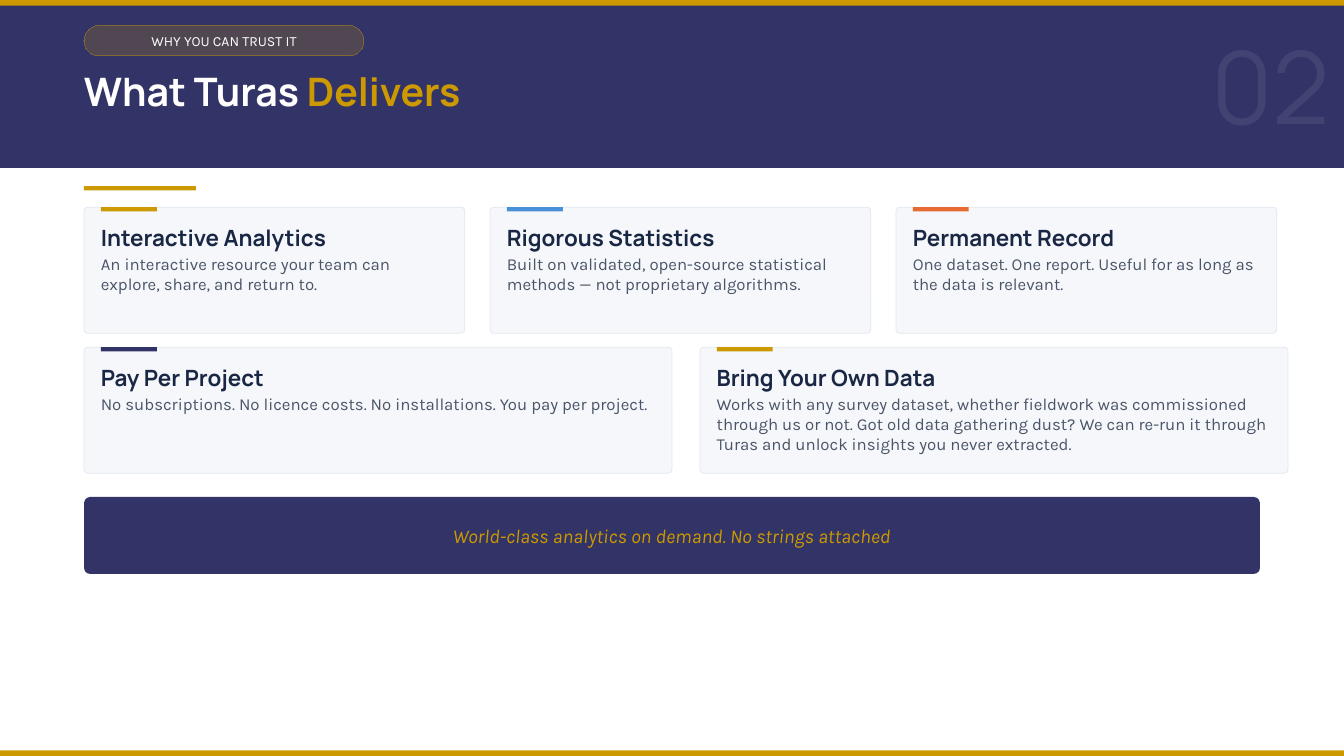
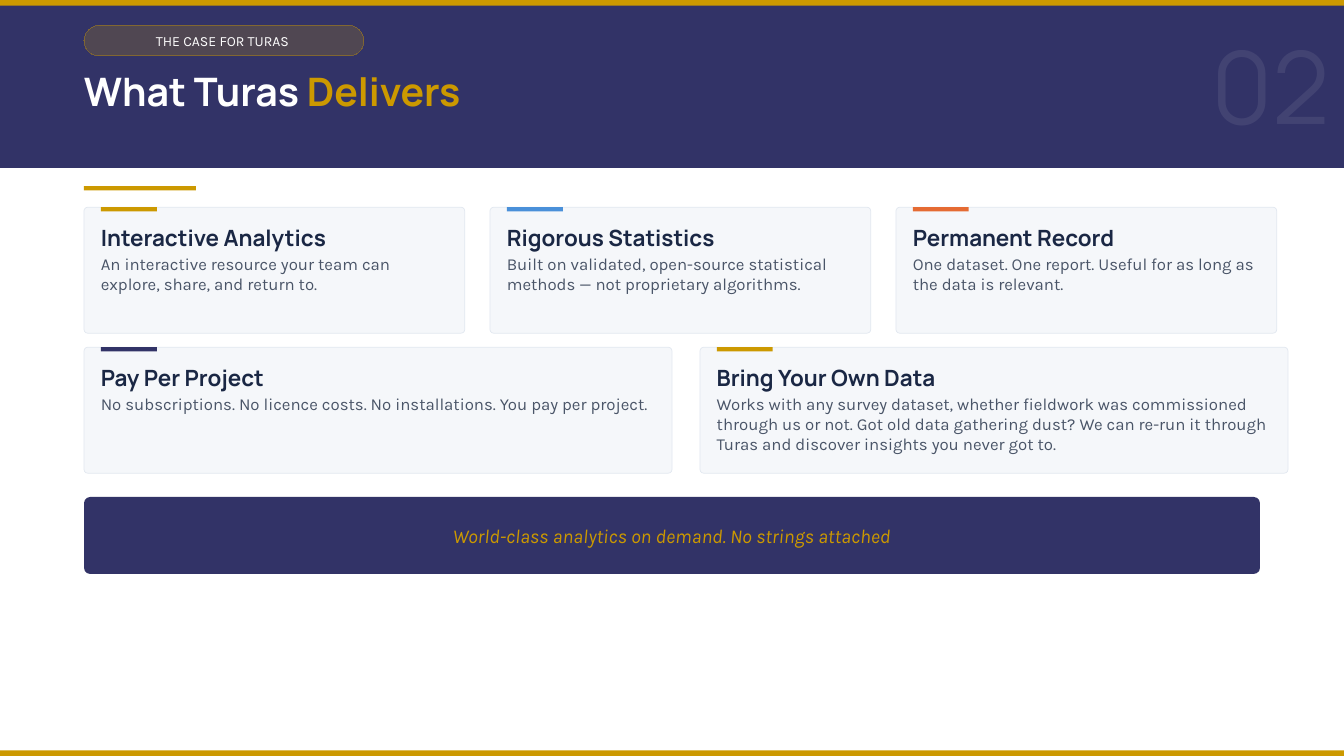
Before and after one commit to DuncanRBrett/Turas, a slide deck: slide 3 of docs/marketing/Introducing Turas v6.pptx. Drawn at 1344x756 pixels with LibreOffice and Linux fonts; fonts in the diff are those of the drawing. Boxes give left, top, right and bottom in pixels: in the first picture for what was removed or moved away, otherwise in the second. Text is boxed around its words. In the diff, an @@ line names an element or a change of style, - is before the commit and + after.

```diff
--- a/docs/marketing/Introducing Turas v6.pptx
+++ b/docs/marketing/Introducing Turas v6.pptx
@@ text in rounded rectangle at (156,37,289,46): text changed @@
-WHY YOU CAN TRUST IT
+THE CASE FOR TURAS
@@ text at (717,398,1266,454): text changed @@
-Works with any survey dataset, whether fieldwork was commissioned through us or not. Got old data gathering dust? We can re-run it through Turas and unlock insights you never extracted.
+Works with any survey dataset, whether fieldwork was commissioned through us or not. Got old data gathering dust? We can re-run it through Turas and discover insights you never got to.
```
Also in this commit, not shown: 11 other slides changed, 5 other files.
